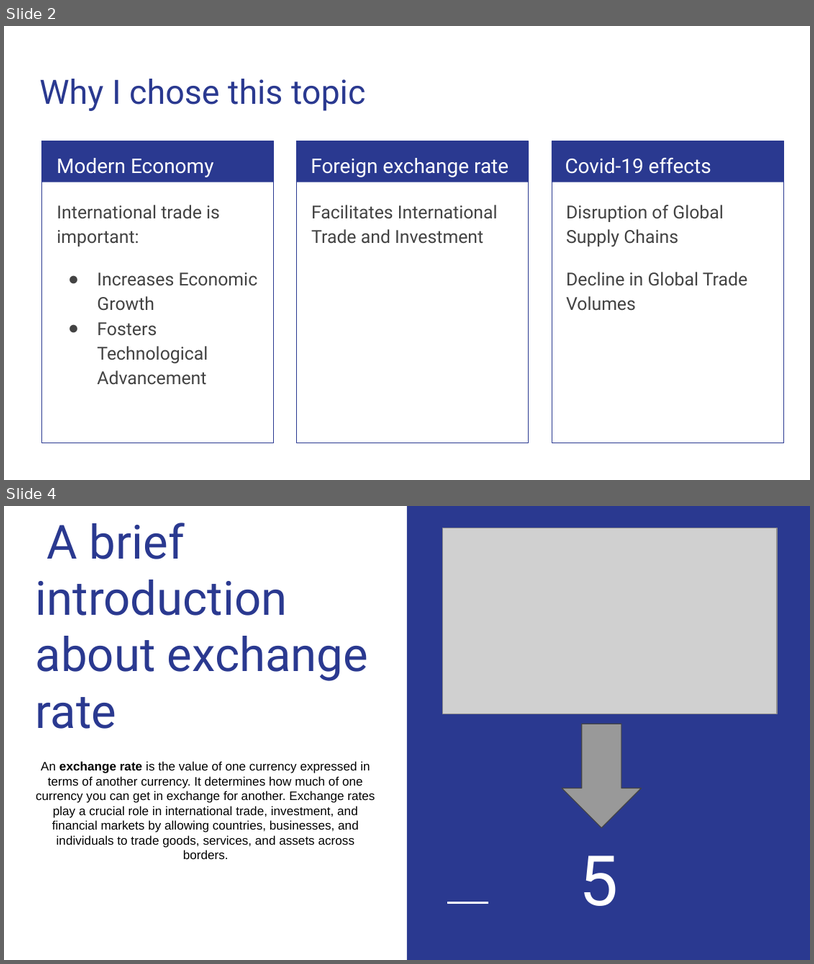
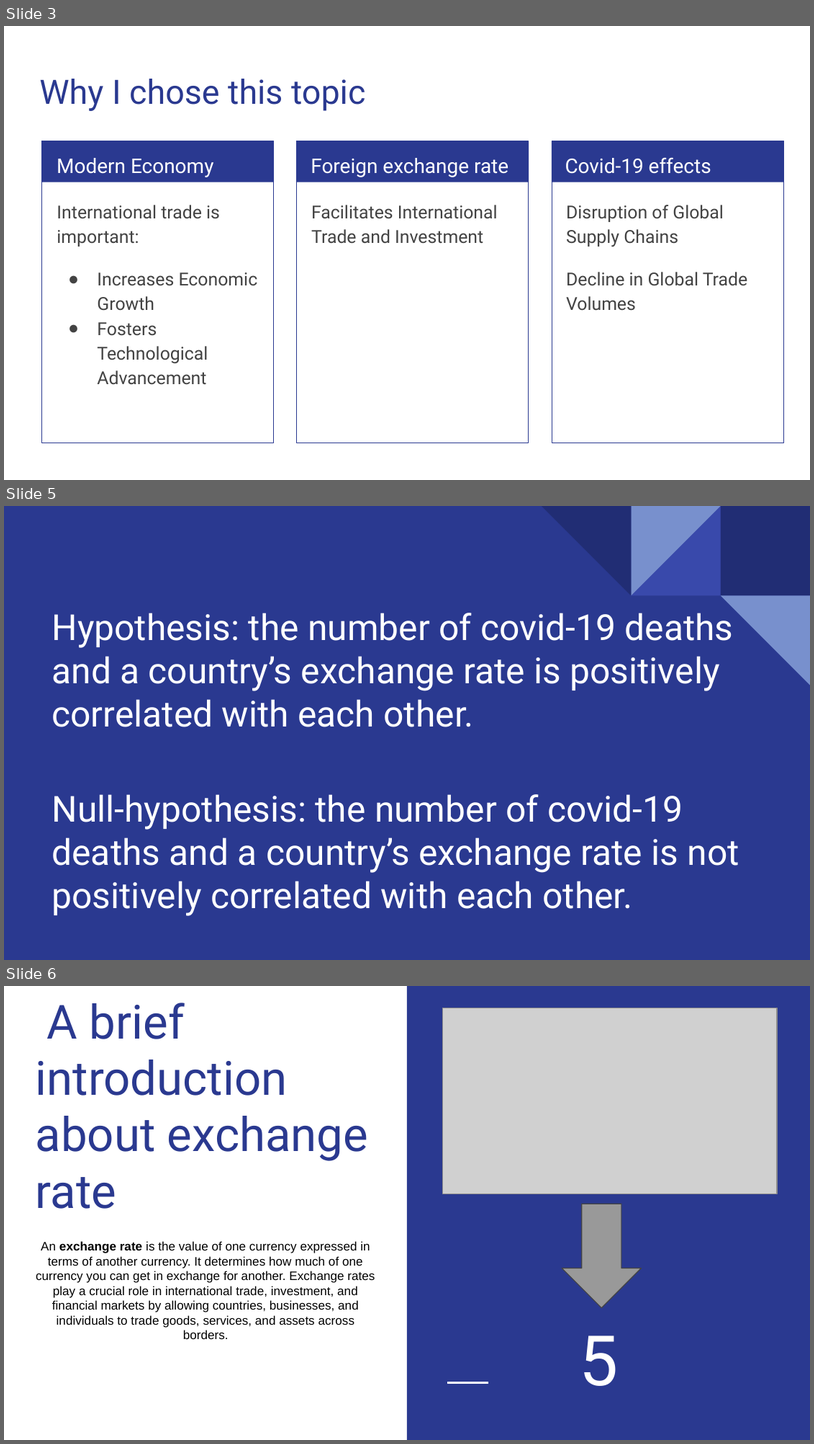
Before and after one commit to Thang20229549/data-science-mid-term, a slide deck: data science mid term project.pptx. Shown one above the other, each under a label of ours: slides 2 and 4 before the commit, slides 3, 5 and 6 after it; the slides between them are not shown. The pictures are 814x964 and 814x1444 pixels, drawn with LibreOffice and Linux fonts; fonts in the diff are those of the drawing; grey boxes stand for pictures. Boxes give left, top, right and bottom in pixels: in the first picture for what was removed or moved away, otherwise in the second. Text is boxed around its words. In the diff, an @@ line names an element or a change of style, - is before the commit and + after.

```diff
--- a/data science mid term project.pptx
+++ b/data science mid term project.pptx
@@ slide 5 added at (x1=4, y1=506, x2=810, y2=960), background #2A3990 @@
@@ title added at (x1=52, y1=608, x2=734, y2=727), 32 pt, text #FFFFFF @@
+Hypothesis: the number of covid-19 deaths and a country’s exchange rate is positively correlated with each other.
@@ group added at (x1=542, y1=506, x2=810, y2=685): 4 right triangles, 1 rectangle @@
@@ text added at (x1=52, y1=794, x2=740, y2=916), 32 pt, text #FFFFFF @@
+Null-hypothesis: the number of covid-19 deaths and a country’s exchange rate is not positively correlated with each other.
@@ what was slide 2 is now slide 3 @@
@@ what was slide 4 is now slide 6 @@
```
Also in this commit, not shown: 6 slides changed, 3 other slides added.
